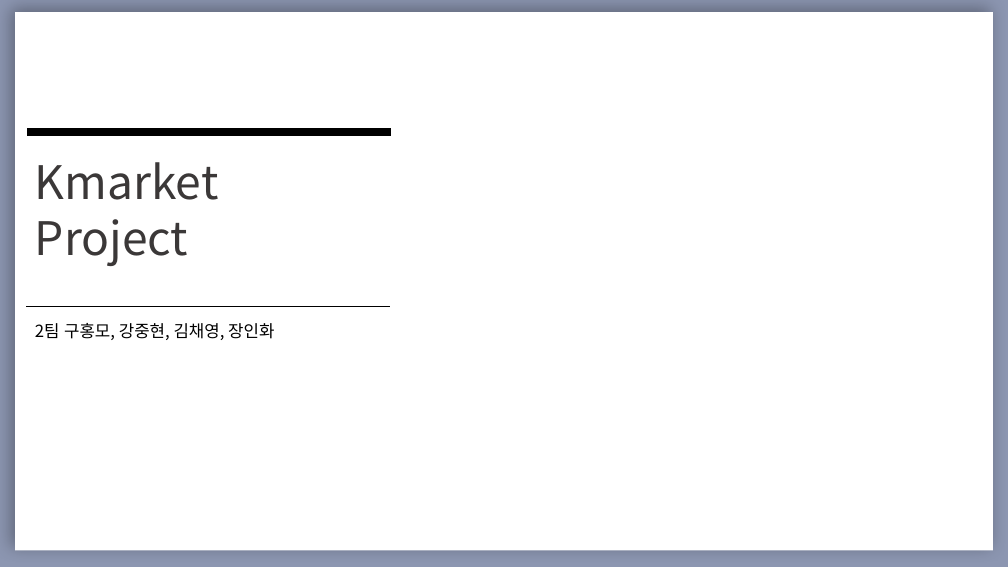
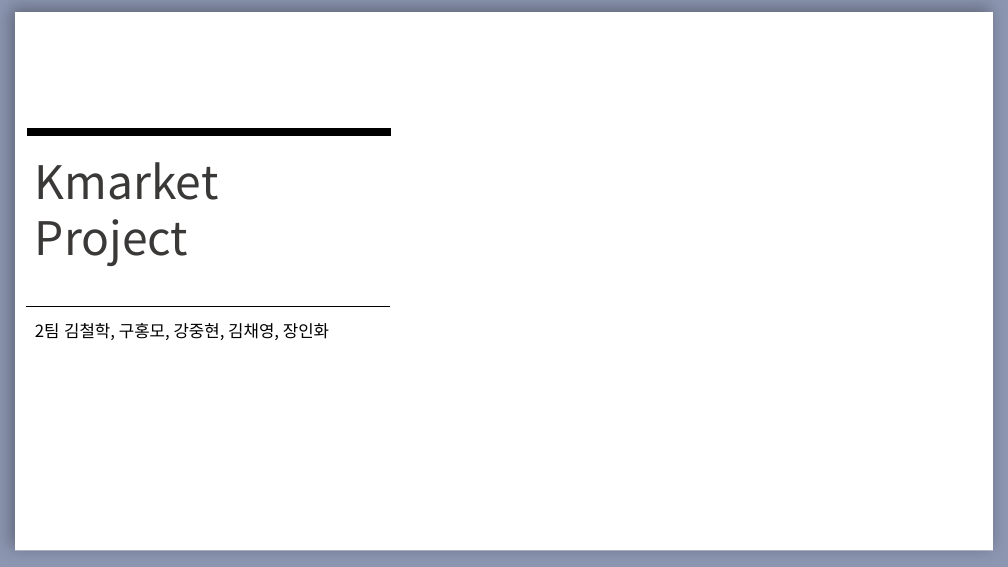
Before and after one commit to khm9990503/Kmarket1, a slide deck: slide 1 of Kmarket_발표용ppt._v1.0.pptx. Drawn at 1008x567 pixels with LibreOffice and Linux fonts; fonts in the diff are those of the drawing. Boxes give left, top, right and bottom in pixels: in the first picture for what was removed or moved away, otherwise in the second. Text is boxed around its words. In the diff, an @@ line names an element or a change of style, - is before the commit and + after.

Commit message:
2022/12/29 발표표지에 선생님 이흠 추가

```diff
--- a/Kmarket_발표용ppt._v1.0.pptx
+++ b/Kmarket_발표용ppt._v1.0.pptx
@@ text at bbox=[35, 323, 329, 340]: text changed @@
-2팀 구홍모, 강중현, 김채영, 장인화
+2팀 김철학, 구홍모, 강중현, 김채영, 장인화
```
